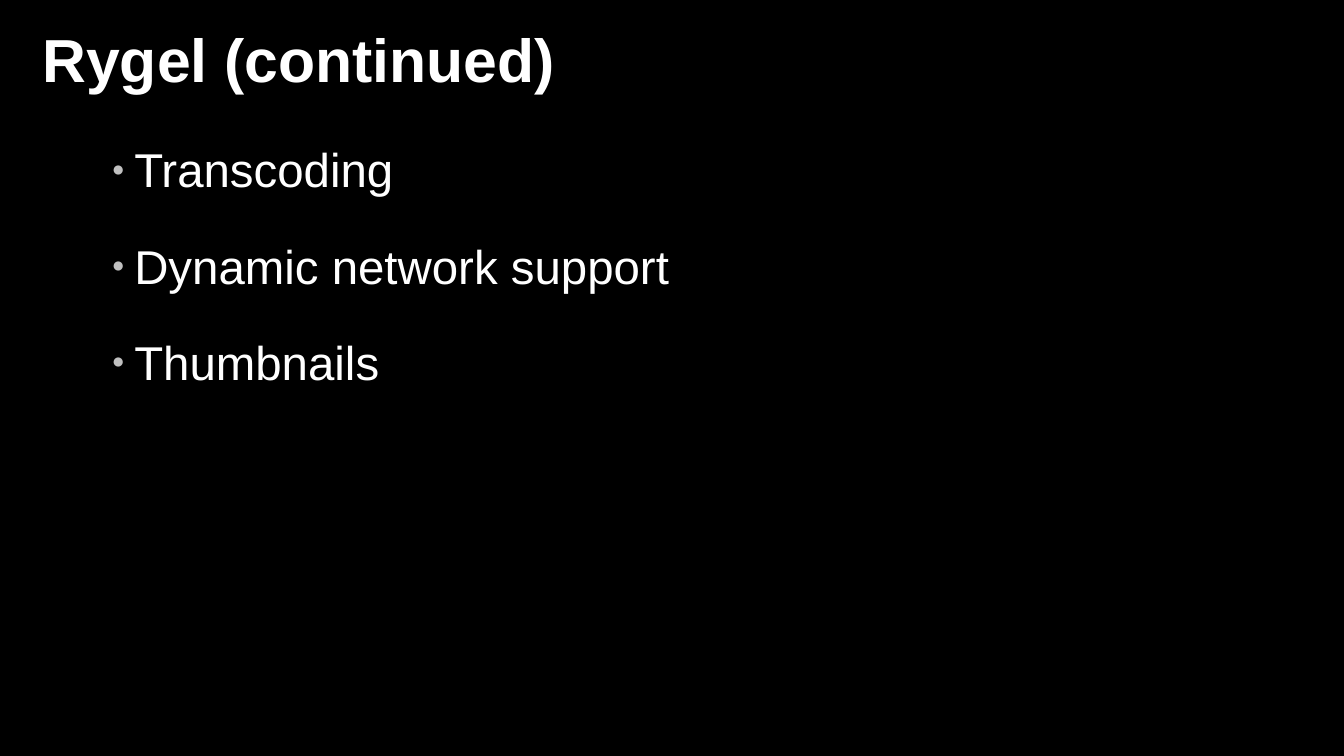
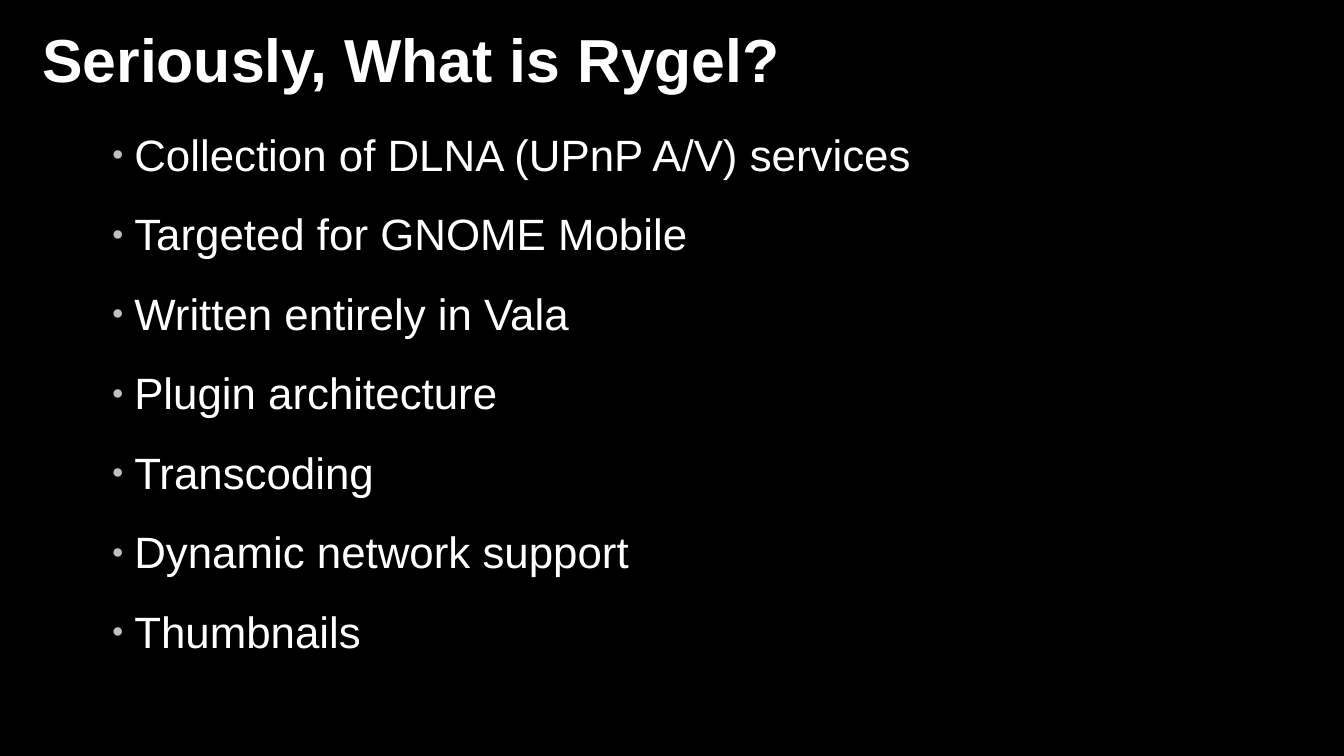
Before and after one commit to zeenix/rygel-presentation-2009, a slide deck: slide 9 of slides.odp. Drawn at 1344x756 pixels with LibreOffice and Linux fonts; fonts in the diff are those of the drawing; background and template pictures are left out. Boxes give left, top, right and bottom in pixels: in the first picture for what was removed or moved away, otherwise in the second. Text is boxed around its words. In the diff, an @@ line names an element or a change of style, - is before the commit and + after.

Commit message:
More interesting intro to Rygel

```diff
--- a/slides.odp
+++ b/slides.odp
@@ title at box(42, 38, 779, 93): text changed @@
-Rygel (continued)
+Seriously, What is Rygel?
@@ text at box(134, 139, 911, 418): paragraphs added @@
+● Collection of DLNA (UPnP A/V) services
+● Targeted for GNOME Mobile
+● Written entirely in Vala
+● Plugin architecture
@@ text at box(134, 457, 629, 649): size 32 to 29.6 pt in "Transcoding", "Dynamic network support", "Thumbnails"; line spacing 1.5 to 1.3 @@
```
Also in this commit, not shown: 1 other slide changed, 1 other file.
